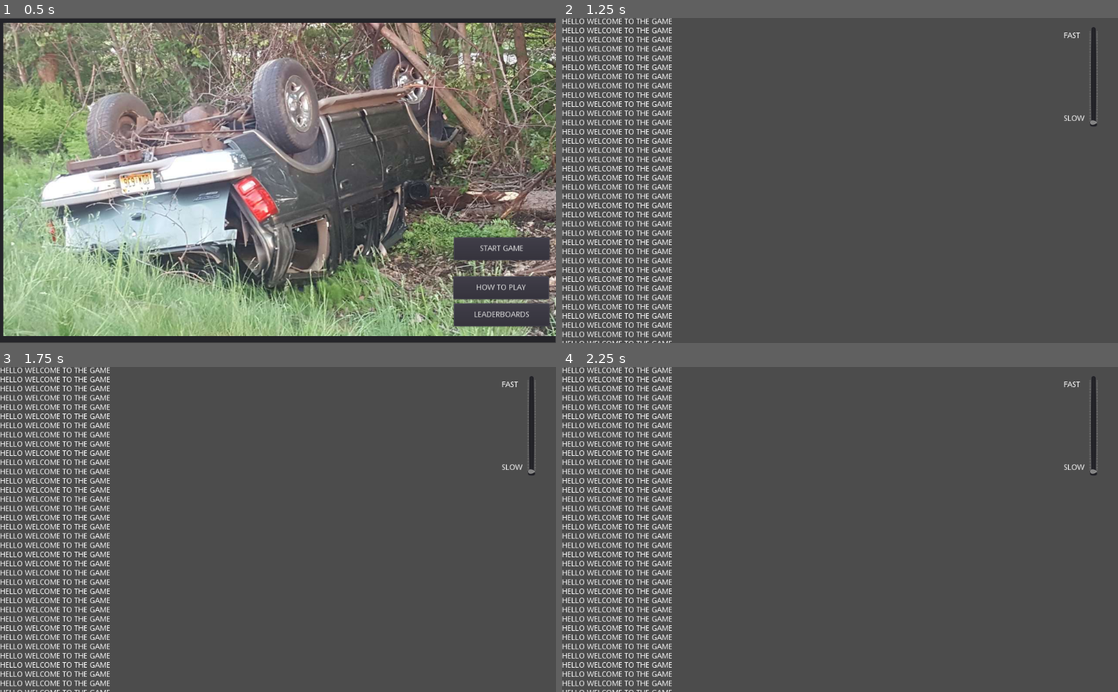
Above: before the commit, frames 1-4 (two rows, left to right).
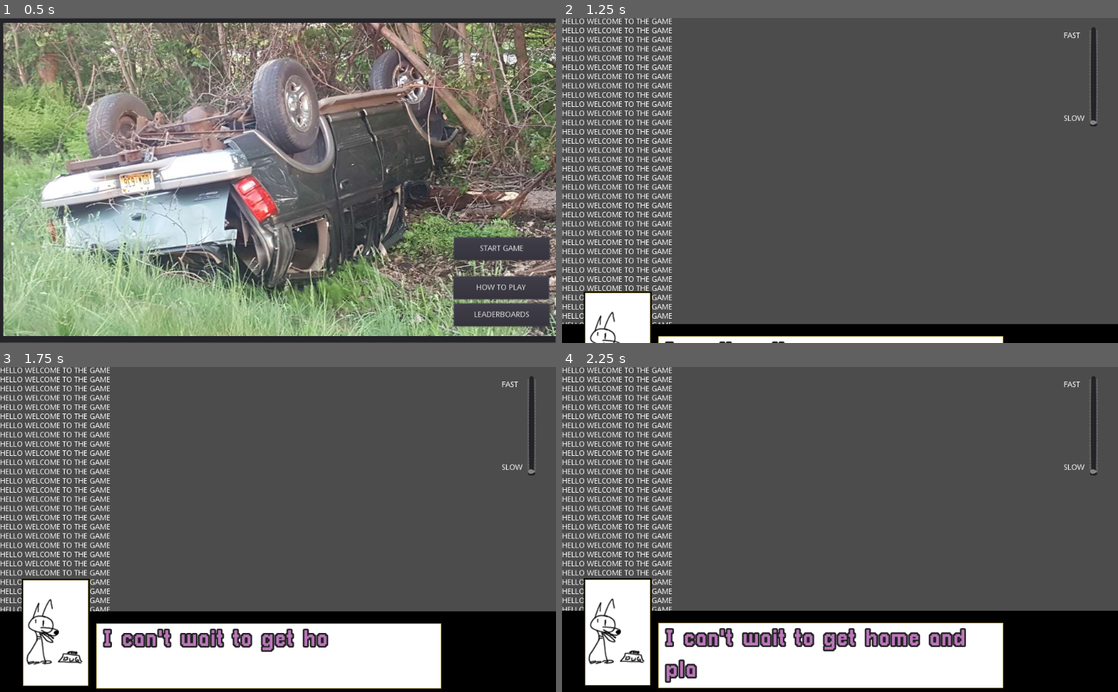
Above: after the commit, the same moments.

Repository: DevinPentecost/gmtkjam-2019
Game: Godot game, scene res://main_scenes/main_menu.tscn
The game is run twice, just before and just after one commit, with the same random seed, the same clock (stepped at 60 frames per second) and the same inputs. Sound files missing from this copy of the repository are replaced by a short silence.
Inputs (mouse positions are in pixels of both pictures, inside the frame that each line leads up to):
- Up to frame 1 (0.5 s): no input
- Up to frame 2 (1.25 s): click "START GAME" at 0.5 s
- Up to frame 3 (1.75 s): tap Enter at 1.25 s; move the mouse to (400, 513) at 1.27 s; hold D (player_turn_right, bound only before the commit) from 1.28 s (still down); hold W (player_turn_straight, bound only before the commit) from 1.28 s (still down); click (400, 513) at 1.42 s
- Up to frame 4 (2.25 s): move the mouse to (728, 545) at 2.02 s; release D (player_turn_right, bound only before the commit) at 2.03 s; release W (player_turn_straight, bound only before the commit) at 2.03 s; hold A (player_turn_left, bound only before the commit) from 2.03 s (still down); tap W (player_turn_straight, bound only before the commit) at 2.1 s

Frame 1 is identical in both runs. In frame 2, 6.9% of the frame differs, in the area x 0-100%, y 3-100%; in frame 3, 26%; in frame 4, 26%.

Commit message:
Add message toasting queue

Diff:
--- a/project/main_scenes/game_scene.gd
+++ b/project/main_scenes/game_scene.gd
@@ -7,6 +7,17 @@
 # Called when the node enters the scene tree for the first time.
 func _ready():
 	$intro_message.play_next_clip()
+
+	# As a test, just use the default message and portrait
+	var dict0 = {}
+	dict0["portrait_texture"] = load("res://2d_resources/portrait_test.png")
+	dict0["text_message"] = "I can't wait to get home and play with my family !!"
+	$passenger_message.append_passenger_message(dict0)
+
+	var dict1 = {}
+	dict1["portrait_texture"] = load("res://2d_resources/portrait_test.png")
+	dict1["text_message"] = "kill yourself"
+	$passenger_message.append_passenger_message(dict1)
 	pass # Replace with function body.
 
 func _on_slider_speed_value_changed(value):
--- a/project/main_scenes/game_scene.tscn
+++ b/project/main_scenes/game_scene.tscn
@@ -1,8 +1,9 @@
-[gd_scene load_steps=4 format=2]
+[gd_scene load_steps=5 format=2]
 
 [ext_resource path="res://main_scenes/game_scene.gd" type="Script" id=1]
 [ext_resource path="res://objects/audio/driving_engine_sound.tscn" type="PackedScene" id=2]
 [ext_resource path="res://objects/audio/intro_message.tscn" type="PackedScene" id=3]
+[ext_resource path="res://objects/gui/passenger_message.tscn" type="PackedScene" id=4]
 
 [node name="node_toplevel" type="Node2D"]
 script = ExtResource( 1 )
@@ -319,6 +320,7 @@
 margin_right = 1013.0
 margin_bottom = 201.0
 tick_count = 100
+ticks_on_borders = true
 
 [node name="label_speed" type="Label" parent="slider_speed"]
 margin_left = -22.0
@@ -339,5 +341,7 @@
 [node name="driving_engine_sound" parent="." instance=ExtResource( 2 )]
 
 [node name="intro_message" parent="." instance=ExtResource( 3 )]
+
+[node name="passenger_message" parent="." instance=ExtResource( 4 )]
 [connection signal="value_changed" from="slider_speed" to="." method="_on_slider_speed_value_changed"]
 [connection signal="clip_playback_complete" from="intro_message" to="." method="_on_intro_message_clip_playback_complete"]
--- a/project/objects/audio/intro_message.tscn
+++ b/project/objects/audio/intro_message.tscn
@@ -1,6 +1,6 @@
 [gd_scene load_steps=8 format=2]
 
-[ext_resource path="res://intro_message.gd" type="Script" id=1]
+[ext_resource path="res://objects/audio/intro_message.gd" type="Script" id=1]
 [ext_resource path="res://audio_resources/intro/welcome.ogg" type="AudioStream" id=2]
 [ext_resource path="res://audio_resources/intro/great_day.ogg" type="AudioStream" id=3]
 [ext_resource path="res://audio_resources/intro/out_and_about.ogg" type="AudioStream" id=4]
--- /dev/null
+++ b/project/objects/gui/passenger_message.gd
@@ -0,0 +1,78 @@
+extends Node2D
+
+var passenger_message_array = []
+var is_processing_message = false
+
+onready var tween_vertical_pos = $texture_all_elements/tween_vertical_pos
+onready var tween_text_visible = $texture_all_elements/texture_text_container/texture_text_border/richtext_message/tween_text_visible
+
+var is_waiting_for_vertical = false
+var is_waiting_for_text = false
+
+func append_passenger_message(passenger_message):
+	passenger_message_array.append(passenger_message)
+	_process_next_message()
+	pass
+
+# Called when the node enters the scene tree for the first time.
+func _ready():
+	pass
+
+func _process_next_message():
+	# We are going to set up the tweens to do all the work for us!
+	if is_processing_message == true or is_waiting_for_vertical == true or is_waiting_for_text == true:
+		# Can't process if already processing!
+		return
+
+	# Do we have anything in the array to process?
+	if passenger_message_array.size() == 0:
+		return
+
+	# OK, we want to apply the portrait and the message to the elements
+	$texture_all_elements/texture_portrait_border/texture_portrait.texture = passenger_message_array[0]["portrait_texture"]
+	$texture_all_elements/texture_text_container/texture_text_border/richtext_message.text = passenger_message_array[0]["text_message"]
+
+	tween_vertical_pos.remove_all()
+	tween_text_visible.remove_all()
+
+	tween_vertical_pos.interpolate_property($texture_all_elements, 'rect_position', Vector2(0, 640), Vector2(0, 390), 1.33, Tween.TRANS_CUBIC, Tween.EASE_IN_OUT)
+	tween_text_visible.interpolate_property($texture_all_elements/texture_text_container/texture_text_border/richtext_message, 'percent_visible', 0, 1, 2.66, Tween.TRANS_LINEAR, Tween.EASE_IN)
+
+	tween_vertical_pos.set_active(true)
+	tween_text_visible.set_active(true)
+
+	is_processing_message = true
+	is_waiting_for_vertical = true
+	is_waiting_for_text = true
+
+
+func _check_hide_message():
+	# When both tweens are done we can set the timer to clear the screen
+	if is_waiting_for_text == false and is_waiting_for_vertical == false:
+		$timer_hide_delay.start(1.66)
+
+
+func _on_tween_vertical_pos_tween_all_completed():
+	is_waiting_for_vertical = false
+	tween_vertical_pos.remove_all()
+
+	# We might want to hide this message now!
+	if is_processing_message == true:
+		_check_hide_message()
+	else:
+		# Actually, maybe we want to queue up a new message?
+		passenger_message_array.pop_front()
+		_process_next_message()
+
+func _on_tween_text_visible_tween_all_completed():
+	is_waiting_for_text = false
+	tween_text_visible.remove_all()
+	_check_hide_message()
+
+func _on_timer_hide_delay_timeout():
+	# Time to start hiding!
+	is_waiting_for_vertical = true
+	is_processing_message = false
+
+	tween_vertical_pos.interpolate_property($texture_all_elements, 'rect_position', Vector2(0, 390), Vector2(0, 640), 0.33, Tween.TRANS_CUBIC, Tween.EASE_IN_OUT)
+	tween_vertical_pos.set_active(true)
--- /dev/null
+++ b/project/objects/gui/passenger_message.tscn
@@ -0,0 +1,87 @@
+[gd_scene load_steps=8 format=2]
+
+[ext_resource path="res://objects/gui/passenger_message.gd" type="Script" id=1]
+[ext_resource path="res://2d_resources/text_container_test.png" type="Texture" id=2]
+[ext_resource path="res://2d_resources/text_background_test.png" type="Texture" id=3]
+[ext_resource path="res://2d_resources/portait_border.png" type="Texture" id=4]
+[ext_resource path="res://2d_resources/portrait_test.png" type="Texture" id=5]
+
+[sub_resource type="DynamicFontData" id=1]
+font_path = "res://2d_resources/font/pixellari/Pixellari.ttf"
+
+[sub_resource type="DynamicFont" id=2]
+size = 42
+outline_size = 3
+outline_color = Color( 0.133333, 0.133333, 0.133333, 1 )
+extra_spacing_top = 7
+extra_spacing_bottom = 7
+extra_spacing_char = 1
+extra_spacing_space = 2
+font_data = SubResource( 1 )
+
+[node name="passenger_message" type="Node2D"]
+script = ExtResource( 1 )
+
+[node name="texture_all_elements" type="TextureRect" parent="."]
+margin_top = 390.0
+margin_right = 1024.0
+margin_bottom = 590.0
+rect_min_size = Vector2( 1024, 210 )
+rect_clip_content = true
+stretch_mode = 3
+
+[node name="texture_text_container" type="TextureRect" parent="texture_all_elements"]
+margin_top = 60.0
+margin_right = 1024.0
+margin_bottom = 210.0
+rect_min_size = Vector2( 680, 150 )
+rect_clip_content = true
+texture = ExtResource( 2 )
+stretch_mode = 3
+
+[node name="texture_text_border" type="TextureRect" parent="texture_all_elements/texture_text_container"]
+margin_left = 175.0
+margin_top = 20.0
+margin_right = 815.0
+margin_bottom = 145.0
+rect_min_size = Vector2( 640, 125 )
+texture = ExtResource( 3 )
+
+[node name="richtext_message" type="RichTextLabel" parent="texture_all_elements/texture_text_container/texture_text_border"]
+margin_left = 15.0
+margin_top = 5.0
+margin_right = 615.0
+margin_bottom = 120.0
+rect_min_size = Vector2( 605, 115 )
+rect_clip_content = false
+custom_fonts/normal_font = SubResource( 2 )
+custom_colors/default_color = Color( 0.733333, 0.466667, 0.733333, 1 )
+meta_underlined = false
+text = "I can't wait to go home and see my family!"
+scroll_active = false
+
+[node name="tween_text_visible" type="Tween" parent="texture_all_elements/texture_text_container/texture_text_border/richtext_message"]
+
+[node name="texture_portrait_border" type="TextureRect" parent="texture_all_elements"]
+margin_left = 40.0
+margin_right = 165.0
+margin_bottom = 200.0
+rect_min_size = Vector2( 125, 200 )
+rect_clip_content = true
+texture = ExtResource( 4 )
+
+[node name="texture_portrait" type="TextureRect" parent="texture_all_elements/texture_portrait_border"]
+show_behind_parent = true
+margin_right = 125.0
+margin_bottom = 200.0
+rect_min_size = Vector2( 125, 200 )
+rect_clip_content = true
+texture = ExtResource( 5 )
+
+[node name="tween_vertical_pos" type="Tween" parent="texture_all_elements"]
+
+[node name="timer_hide_delay" type="Timer" parent="."]
+one_shot = true
+[connection signal="tween_all_completed" from="texture_all_elements/texture_text_container/texture_text_border/richtext_message/tween_text_visible" to="." method="_on_tween_text_visible_tween_all_completed"]
+[connection signal="tween_all_completed" from="texture_all_elements/tween_vertical_pos" to="." method="_on_tween_vertical_pos_tween_all_completed"]
+[connection signal="timeout" from="timer_hide_delay" to="." method="_on_timer_hide_delay_timeout"]
--- a/project/project.godot
+++ b/project/project.godot
@@ -24,32 +24,9 @@
 run/main_scene="res://main_scenes/main_menu.tscn"
 config/icon="res://icon.png"
 
-[input]
+[display]
 
-player_turn_left={
-"deadzone": 0.5,
-"events": [ Object(InputEventKey,"resource_local_to_scene":false,"resource_name":"","device":0,"alt":false,"shift":false,"control":false,"meta":false,"command":false,"pressed":false,"scancode":65,"unicode":0,"echo":false,"script":null)
-, Object(InputEventKey,"resource_local_to_scene":false,"resource_name":"","device":0,"alt":false,"shift":false,"control":false,"meta":false,"command":false,"pressed":false,"scancode":16777231,"unicode":0,"echo":false,"script":null)
-, Object(InputEventKey,"resource_local_to_scene":false,"resource_name":"","device":0,"alt":false,"shift":false,"control":false,"meta":false,"command":false,"pressed":false,"scancode":74,"unicode":0,"echo":false,"script":null)
-, Object(InputEventKey,"resource_local_to_scene":false,"resource_name":"","device":0,"alt":false,"shift":false,"control":false,"meta":false,"command":false,"pressed":false,"scancode":16777354,"unicode":0,"echo":false,"script":null)
- ]
-}
-player_turn_right={
-"deadzone": 0.5,
-"events": [ Object(InputEventKey,"resource_local_to_scene":false,"resource_name":"","device":0,"alt":false,"shift":false,"control":false,"meta":false,"command":false,"pressed":false,"scancode":68,"unicode":0,"echo":false,"script":null)
-, Object(InputEventKey,"resource_local_to_scene":false,"resource_name":"","device":0,"alt":false,"shift":false,"control":false,"meta":false,"command":false,"pressed":false,"scancode":16777233,"unicode":0,"echo":false,"script":null)
-, Object(InputEventKey,"resource_local_to_scene":false,"resource_name":"","device":0,"alt":false,"shift":false,"control":false,"meta":false,"command":false,"pressed":false,"scancode":76,"unicode":0,"echo":false,"script":null)
-, Object(InputEventKey,"resource_local_to_scene":false,"resource_name":"","device":0,"alt":false,"shift":false,"control":false,"meta":false,"command":false,"pressed":false,"scancode":16777356,"unicode":0,"echo":false,"script":null)
- ]
-}
-player_turn_straight={
-"deadzone": 0.5,
-"events": [ Object(InputEventKey,"resource_local_to_scene":false,"resource_name":"","device":0,"alt":false,"shift":false,"control":false,"meta":false,"command":false,"pressed":false,"scancode":87,"unicode":0,"echo":false,"script":null)
-, Object(InputEventKey,"resource_local_to_scene":false,"resource_name":"","device":0,"alt":false,"shift":false,"control":false,"meta":false,"command":false,"pressed":false,"scancode":16777232,"unicode":0,"echo":false,"script":null)
-, Object(InputEventKey,"resource_local_to_scene":false,"resource_name":"","device":0,"alt":false,"shift":false,"control":false,"meta":false,"command":false,"pressed":false,"scancode":73,"unicode":0,"echo":false,"script":null)
-, Object(InputEventKey,"resource_local_to_scene":false,"resource_name":"","device":0,"alt":false,"shift":false,"control":false,"meta":false,"command":false,"pressed":false,"scancode":16777358,"unicode":0,"echo":false,"script":null)
- ]
-}
+window/size/resizable=false
 
 [rendering]
 
Binary file added: project/2d_resources/font/8bit_wonder/8-BIT WONDER.TTF
Not shown, added: project/2d_resources/font/8bit_wonder/8-BIT WONDER.TXT
Not shown, added: project/2d_resources/font/8bit_wonder/README.TXT
Binary file added: project/2d_resources/font/pixellari/Pixellari.ttf
Binary file added: project/2d_resources/portait_border.png
Not shown, added: project/2d_resources/portait_border.png.import
Binary file added: project/2d_resources/portrait_test.png
Not shown, added: project/2d_resources/portrait_test.png.import
Binary file added: project/2d_resources/text_background_test.png
Not shown, added: project/2d_resources/text_background_test.png.import
Binary file added: project/2d_resources/text_container_test.png
Not shown, added: project/2d_resources/text_container_test.png.import
(and 3 more such lines)
